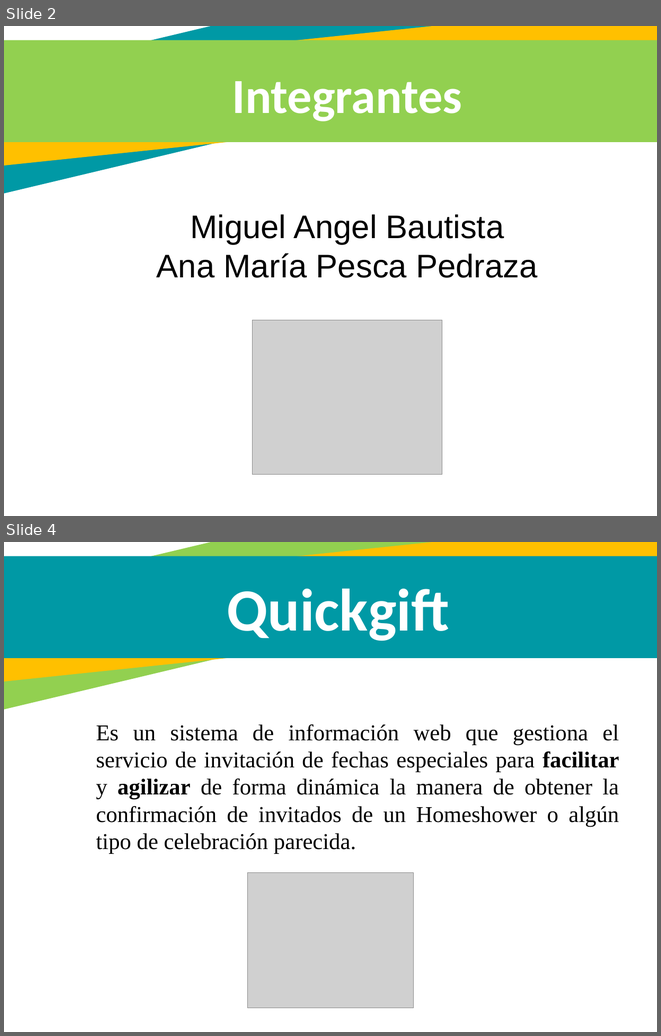
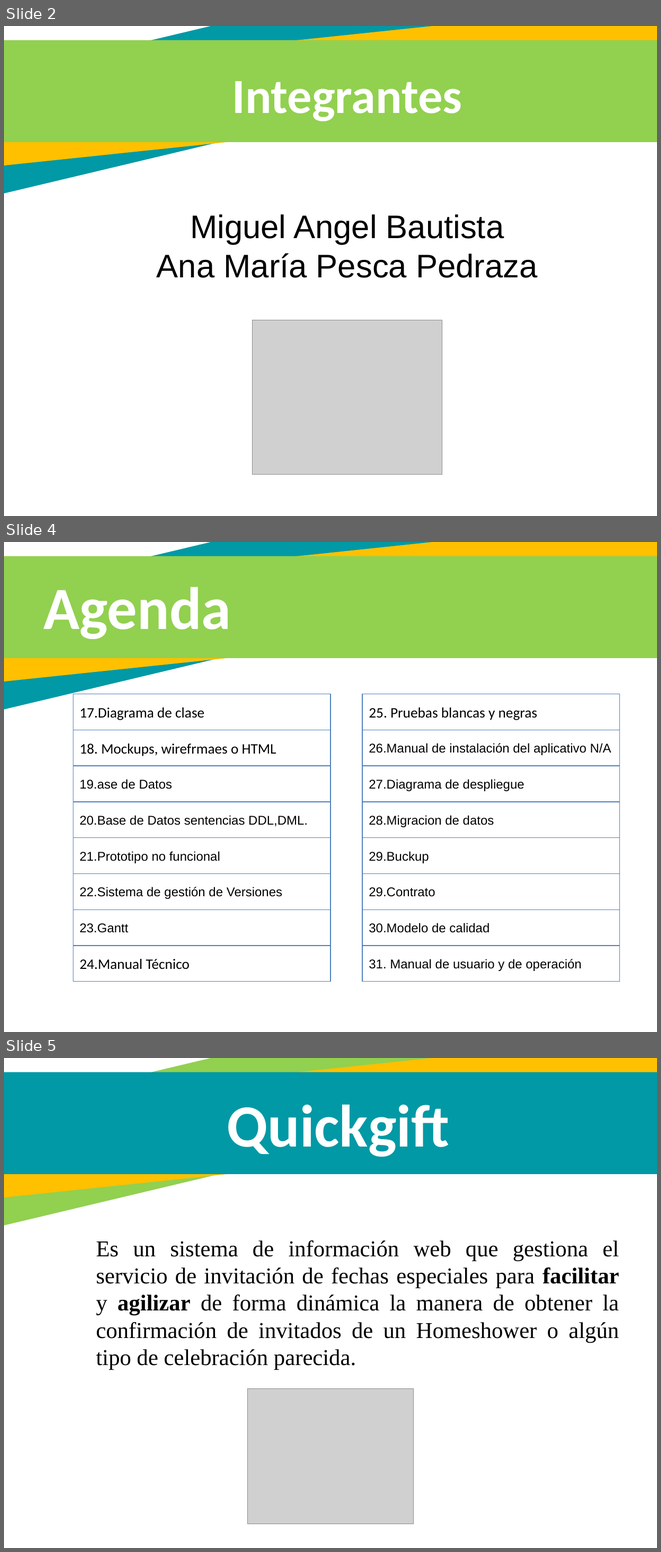
Before and after one commit to Miguel010293/Quickgift, a slide deck: Documentacion/Presentacion/Proyecto Quickgift 4Trim.pptx. Shown one above the other, each under a label of ours: slides 2 and 4 before the commit, slides 2, 4 and 5 after it; the slides between them are not shown. The pictures are 661x1036 and 661x1552 pixels, drawn with LibreOffice and Linux fonts; fonts in the diff are those of the drawing; grey boxes stand for pictures. Boxes give left, top, right and bottom in pixels: in the first picture for what was removed or moved away, otherwise in the second. Text is boxed around its words. In the diff, an @@ line names an element or a change of style, - is before the commit and + after.

```diff
--- a/Documentacion/Presentacion/Proyecto Quickgift 4Trim.pptx
+++ b/Documentacion/Presentacion/Proyecto Quickgift 4Trim.pptx
@@ slide 4 added at (4,542,657,1032), background #FFFFFF; not listed: 3 template elements that a slide beside it also shows @@
@@ text added at (43,587,231,639), 66 pt, text #FFFFFF, bold @@
+Agenda
@@ rectangle added at (73,694,330,730), outline #4F81BD 0.75 pt, 16 pt, text #000000 @@
+17.Diagrama de clase
@@ rectangle added at (362,694,620,730), outline #4F81BD 0.75 pt, 16 pt, text #000000 @@
+25. Pruebas blancas y negras
@@ rectangle added at (73,730,330,766), outline #4F81BD 0.75 pt, 16 pt, text #000000 @@
+18. Mockups, wirefrmaes o HTML
@@ rectangle added at (362,730,620,766), outline #4F81BD 0.75 pt, 14 pt, text #000000 @@
+26.Manual de instalación del aplicativo N/A
@@ rectangle added at (73,766,330,802), outline #4F81BD 0.75 pt, 14 pt, text #000000 @@
+19.ase de Datos
@@ rectangle added at (362,766,620,802), outline #4F81BD 0.75 pt, 14 pt, text #000000 @@
+27.Diagrama de despliegue
@@ rectangle added at (73,802,330,838), outline #4F81BD 0.75 pt, 14 pt, text #000000 @@
+20.Base de Datos sentencias DDL,DML.
@@ rectangle added at (362,802,620,838), outline #4F81BD 0.75 pt, 14 pt, text #000000 @@
+28.Migracion de datos
@@ rectangle added at (73,838,330,874), outline #4F81BD 0.75 pt, 14 pt, text #000000 @@
+21.Prototipo no funcional
@@ rectangle added at (362,838,620,874), outline #4F81BD 0.75 pt, 14 pt, text #000000 @@
+29.Buckup
@@ rectangle added at (73,874,330,910), outline #4F81BD 0.75 pt, 14 pt, text #000000 @@
+22.Sistema de gestión de Versiones
@@ rectangle added at (362,874,620,910), outline #4F81BD 0.75 pt, 14 pt, text #000000 @@
+29.Contrato
@@ rectangle added at (73,910,330,945), outline #4F81BD 0.75 pt, 14 pt, text #000000 @@
+23.Gantt
@@ rectangle added at (362,910,620,945), outline #4F81BD 0.75 pt, 14 pt, text #000000 @@
+30.Modelo de calidad
@@ rectangle added at (73,945,330,981), outline #4F81BD 0.75 pt, 16 pt, text #000000 @@
+24.Manual Técnico
@@ rectangle added at (362,945,620,981), outline #4F81BD 0.75 pt, 14 pt, text #000000 @@
+31. Manual de usuario y de operación
@@ what was slide 4 is now slide 5 @@
```
Also in this commit, not shown: 1 slide changed, 2 other slides added, 15 other files.
